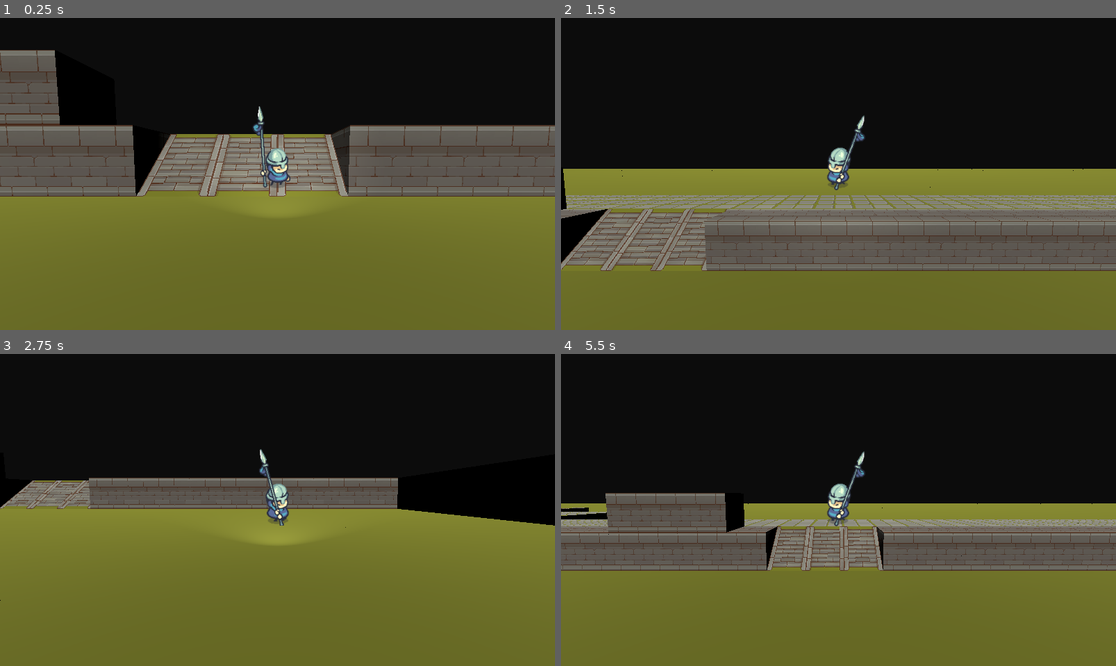
Above: before the commit, frames 1-4 (two rows, left to right).
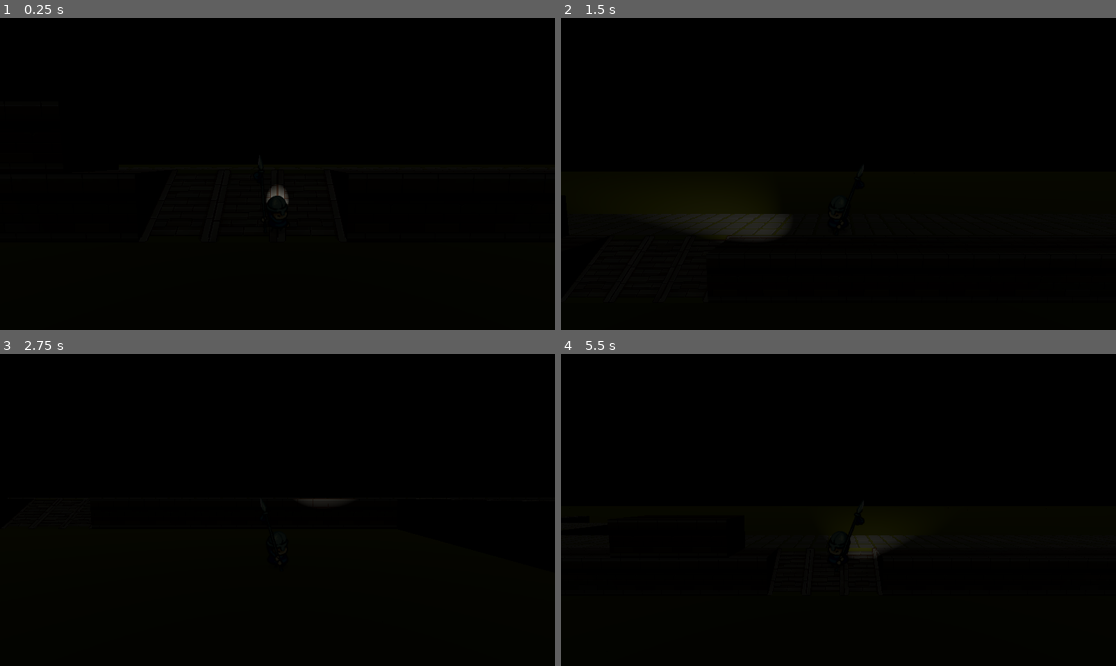
Above: after the commit, the same moments.

Repository: Ix-Tap3/Unlight
Game: Godot game, scene res://scenes/school_level.tscn
Two runs of this game, one before a commit and one after it. Both use one fixed random seed, a clock stepped at 60 frames per second and the inputs below. This scene is started directly instead of the project's main scene.
Inputs (mouse positions are in pixels of both pictures, inside the frame that each line leads up to):
- Up to frame 1 (0.25 s): no input
- Up to frame 2 (1.5 s): tap Enter (ui_accept) at 0.5, 0.77 s; move the mouse to (960, 158) at 0.52 s; hold D (right) 0.53-1.28 s; move the mouse to (727, 189) at 1.27 s; hold S (down) from 1.28 s (still down)
- Up to frame 3 (2.75 s): tap Enter (ui_accept) at 1.52 s; move the mouse to (333, 441) at 2.02 s; release S (down) at 2.03 s; hold D (right) from 2.03 s (still down)
- Up to frame 4 (5.5 s): move the mouse to (810, 572) at 2.77 s; release D (right) at 2.78 s; hold W (up) 2.78-3.53 s; tap Enter (ui_accept) at 3.02, 3.77, 4.52 s; move the mouse to (1005, 556) at 3.52 s; hold A (left) 3.53-5.03 s; move the mouse to (672, 463) at 4.27 s; move the mouse to (866, 510) at 5.02 s; hold S (down) from 5.03 s (still down)

The runs differ from the first frame. In frame 1, 67% of the frame differs, in the area x 0-100%, y 10-100%; in frame 2, 51%; in frame 3, 56%; in frame 4, 53%.

Commit message:
on sont les animations du joueur lenny s'il te plait

Diff:
--- a/project.godot
+++ b/project.godot
@@ -23,6 +23,7 @@
 
 window/size/viewport_width=1920
 window/size/viewport_height=1080
+window/size/mode=3
 
 [filesystem]
 
@@ -78,4 +79,4 @@
 [rendering]
 
 rendering_device/driver.windows="d3d12"
-environment/defaults/default_clear_color=Color(0.04755766, 0.047557645, 0.047557645, 1)
+environment/defaults/default_clear_color=Color(0.0018410699, 0.0018410678, 0.0018410675, 1)
--- a/scenes/Player/flash_light.tscn
+++ b/scenes/Player/flash_light.tscn
@@ -3,6 +3,7 @@
 [ext_resource type="Script" uid="uid://bkafnvddfj03l" path="res://scenes/Player/flash_light.gd" id="1_c3hhe"]
 
 [node name="SpotLight3D" type="SpotLight3D" unique_id=277005227]
+spot_range = 4096.0
 script = ExtResource("1_c3hhe")
 
 [node name="RayCast3D" type="RayCast3D" parent="." unique_id=470513755]
--- a/scenes/Player/player.tscn
+++ b/scenes/Player/player.tscn
@@ -158,7 +158,7 @@
 script = ExtResource("1_gqjuk")
 
 [node name="SpringArm3D" type="SpringArm3D" parent="." unique_id=1331324013]
-transform = Transform3D(1, 0, 0, 0, 0.9477072, -0.3191412, 0, 0.3191412, 0.9477072, 0, 1.4178244, 0)
+transform = Transform3D(1, 0, 0, 0, 0.9477072, -0.3191412, 0, 0.3191412, 0.9477072, 0, 2.3042283, 0)
 shape = SubResource("SeparationRayShape3D_c4h5g")
 spring_length = 4.0
 margin = 0.1
--- a/scenes/school_level.tscn
+++ b/scenes/school_level.tscn
@@ -2,6 +2,10 @@
 
 [ext_resource type="MeshLibrary" uid="uid://bq6356eyvq2uu" path="res://assets/world_mesh_lib.tres" id="1_u6f7f"]
 [ext_resource type="PackedScene" uid="uid://bvln5ecg5bvq" path="res://scenes/Player/player.tscn" id="2_mmpar"]
+
+[sub_resource type="Environment" id="Environment_u6f7f"]
+volumetric_fog_enabled = true
+volumetric_fog_density = 0.005
 
 [node name="SchoolLevel" type="Node3D" unique_id=561773970]
 
@@ -16,9 +20,9 @@
 [node name="Player" parent="." unique_id=1165552443 instance=ExtResource("2_mmpar")]
 transform = Transform3D(0.75, 0, 0, 0, 0.75, 0, 0, 0, 0.75, 0, 0.426131, 0)
 
-[node name="SpotLight3D" type="SpotLight3D" parent="Player" unique_id=782467923]
-transform = Transform3D(1, 0, 0, 0, 1, 0, 0, 0, 1, 0, 0, 2)
-layers = 2
-
 [node name="DirectionalLight3D" type="DirectionalLight3D" parent="." unique_id=806930488]
 transform = Transform3D(1, 0, 0, 0, 0.70710677, 0.70710677, 0, -0.70710677, 0.70710677, 0, 14, 0.64416504)
+light_energy = 0.01
+
+[node name="WorldEnvironment" type="WorldEnvironment" parent="." unique_id=15072835]
+environment = SubResource("Environment_u6f7f")
